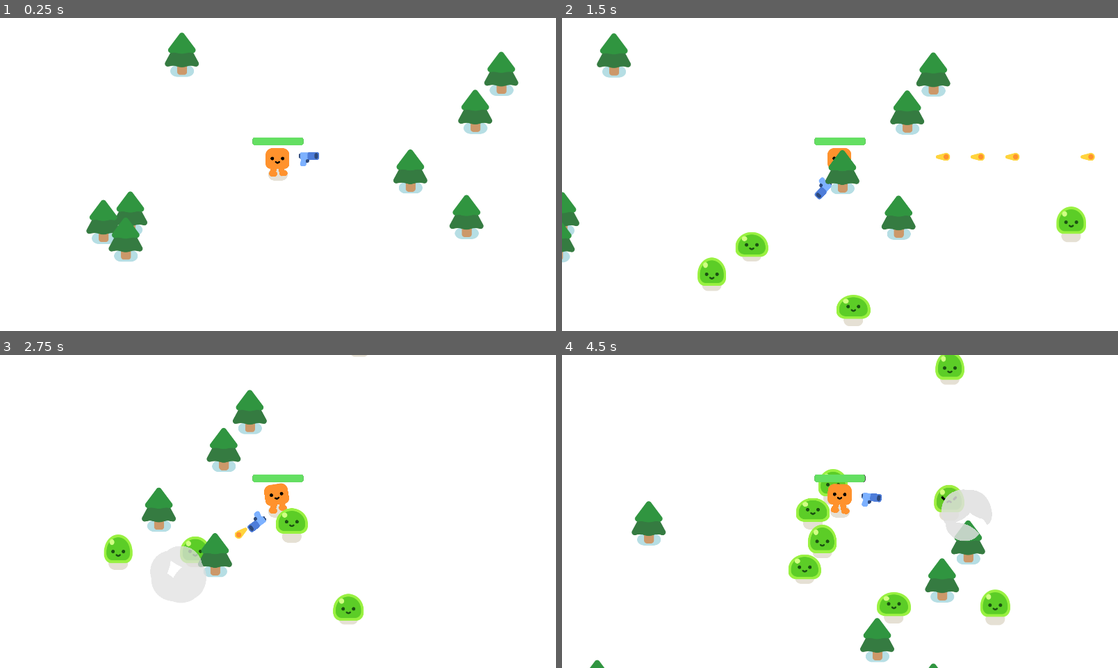
Above: before the commit, frames 1-4 (two rows, left to right).
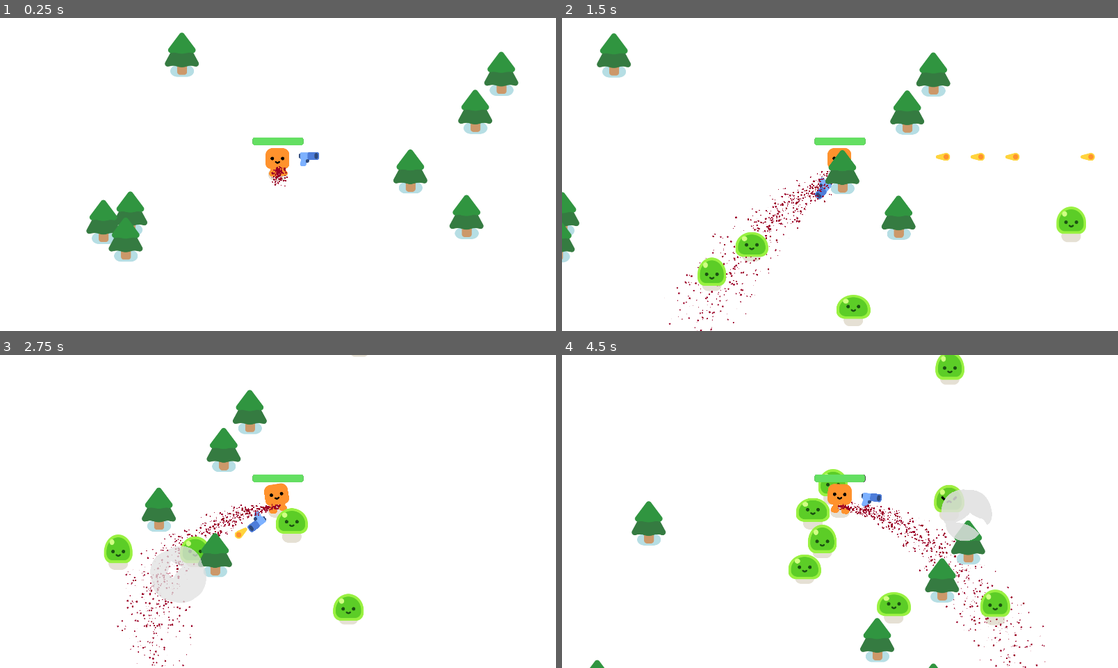
Above: after the commit, the same moments.

Repository: qwertyuiopasdfghjklzxcvbnm1234567890000/Final-Project
Game: Godot game, scene res://survivors_game.tscn
Same seed, same stepped clock (60 frames per second), same inputs: the game is played once before the commit and once after it.
Inputs:
- Up to frame 1 (0.25 s): no input
- Up to frame 2 (1.5 s): hold D (move_right) 0.53-1.28 s; hold S (move_down) from 1.28 s (still down)
- Up to frame 3 (2.75 s): release S (move_down) at 2.03 s; hold D (move_right) from 2.03 s (still down)
- Up to frame 4 (4.5 s): release D (move_right) at 2.78 s; hold W (move_up) 2.78-3.53 s; hold A (move_left) from 3.53 s (still down)

The runs differ from the first frame. In frame 1, less than 0.1% of the frame differs, in the area x 48-52%, y 47-54%; in frame 2, 0.5%; in frame 3, 0.6%; in frame 4, 0.6%, in the area x 49-87%, y 46-100%.

Commit message:
created blood particles

Diff:
--- /dev/null
+++ b/blood_particles.tscn
@@ -0,0 +1,19 @@
+[gd_scene format=3 uid="uid://c1t00t8pn3orn"]
+
+[node name="BloodParticles" type="CPUParticles2D"]
+amount = 1000
+randomness = 0.95
+emission_shape = 1
+emission_sphere_radius = 10.0
+spread = 180.0
+initial_velocity_max = 136.36
+angular_velocity_min = 118.89
+angular_velocity_max = 555.25
+linear_accel_max = 73.74
+radial_accel_max = 100.0
+angle_min = -720.0
+angle_max = 720.0
+scale_amount_min = 0.0
+scale_amount_max = 6.05
+color = Color(0.607843, 0, 0.14902, 1)
+hue_variation_max = 0.1
--- a/gun.gd
+++ b/gun.gd
@@ -8,7 +8,7 @@
 		look_at(target_enemy.global_position)
 
 
-func shoot_sperm_cells():
+func shoot():
 	const BULLET = preload("res://bullet.tscn")
 	var new_bullet = BULLET.instantiate()
 	new_bullet.global_position = %ShootingPoint.global_position
@@ -17,4 +17,4 @@
 
 
 func _on_timer_timeout():
-	shoot_sperm_cells()
+	shoot()
--- a/survivors_game.gd
+++ b/survivors_game.gd
@@ -17,4 +17,4 @@
 
 func _on_player_health_delpleted():
 	%GameOver.visible = true
-	get_tree().paused = true
+	get_tree().paused
--- a/survivors_game.tscn
+++ b/survivors_game.tscn
@@ -1,8 +1,9 @@
-[gd_scene load_steps=5 format=3 uid="uid://doj66wnhrbm0s"]
+[gd_scene load_steps=6 format=3 uid="uid://doj66wnhrbm0s"]
 
 [ext_resource type="Script" path="res://survivors_game.gd" id="1_8ccyt"]
 [ext_resource type="PackedScene" uid="uid://bjafonvb1o423" path="res://player.tscn" id="1_v043t"]
 [ext_resource type="PackedScene" uid="uid://bnpes65hxnglq" path="res://pine_tree.tscn" id="2_32l35"]
+[ext_resource type="PackedScene" uid="uid://c1t00t8pn3orn" path="res://blood_particles.tscn" id="3_n4qmr"]
 
 [sub_resource type="Curve2D" id="Curve2D_kj7jj"]
 _data = {
@@ -33,6 +34,10 @@
 position = Vector2(-174, -128)
 rotation = 0.00228728
 
+[node name="BloodParticles" parent="Player" instance=ExtResource("3_n4qmr")]
+unique_name_in_owner = true
+position = Vector2(2, -15)
+
 [node name="PineTree" parent="." instance=ExtResource("2_32l35")]
 position = Vector2(215, 798)
 
@@ -58,6 +63,7 @@
 position = Vector2(1499, 418)
 
 [node name="Timer" type="Timer" parent="."]
+unique_name_in_owner = true
 wait_time = 0.3
 autostart = true
 
